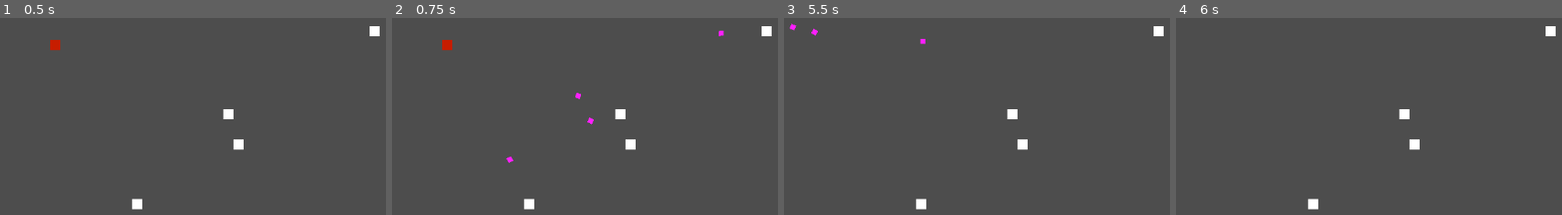
Above: before the commit, frames 1-4 (left to right).
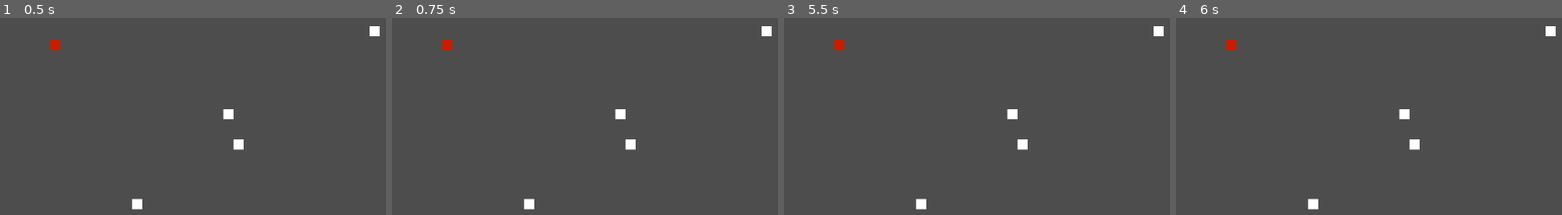
Above: after the commit, the same moments.

Repository: Denomycor/ddj
Game: Godot game, scene res://assets/scenes/game.tscn
Two runs of this game, one before a commit and one after it. Both use one fixed random seed, a clock stepped at 60 frames per second and the inputs below.
Inputs (mouse positions are in pixels of both pictures, inside the frame that each line leads up to):
- Up to frame 1 (0.5 s): no input
- Up to frame 2 (0.75 s): tap Enter at 0.5 s; move the mouse to (outside the picture) at 0.52 s; click (outside the picture) at 0.67 s
- Up to frame 3 (5.5 s): tap Space at 1.25, 2.75, 4.25 s; move the mouse to (892, 161) at 1.27 s; click (892, 161) at 1.42 s; tap Enter at 2, 3.5 s; move the mouse to (1112, 51) at 2.02 s; click (1112, 51) at 2.17 s; move the mouse to (outside the picture) at 2.77 s; click (outside the picture) at 2.92 s; move the mouse to (outside the picture) at 3.52 s; click (outside the picture) at 3.67 s; move the mouse to (818, 81) at 4.27 s; click (818, 81) at 4.42 s; move the mouse to (1073, 142) at 5.02 s; click (1073, 142) at 5.17 s
- Up to frame 4 (6 s): move the mouse to (1318, 39) at 5.77 s; click (1318, 39) at 5.92 s

Frame 1 is identical in both runs. In frame 2, 0.2% of the frame differs, in the area x 29-87%, y 6-74%; in frame 3, 0.3%, in the area x 1-37%, y 2-17%; in frame 4, 0.1%.

Commit message:
sdlçfmçldsf

Diff:
--- a/assets/scenes/troops/troop.tscn
+++ b/assets/scenes/troops/troop.tscn
@@ -13,7 +13,7 @@
 size = Vector2(16, 16)
 
 [sub_resource type="CircleShape2D" id="CircleShape2D_kbujc"]
-radius = 32.0
+radius = 80.0
 
 [node name="troop" type="CharacterBody2D" groups=["player_troops"]]
 collision_mask = 3
--- a/assets/scripts/projectile.gd
+++ b/assets/scripts/projectile.gd
@@ -11,7 +11,7 @@
 func _ready() -> void:
 	$Area2D.area_entered.connect(func(area: Area2D):
 		if(area is HitboxComponent):
-			area.deal_damage(10)
+			area.deal_damage(1)
 			destroy()
 	)
 
--- a/assets/scripts/troop.gd
+++ b/assets/scripts/troop.gd
@@ -18,12 +18,4 @@
 func _process(_delta: float) -> void:
 	var target := perception_component.get_closest_target()
 	if(target):
-		(target.get_node("HitboxComponent") as HitboxComponent).deal_damage(1)
-
-
-# Testing purposes
-func _input(event):
-	if(event is InputEventMouseButton):
-		var enemy := get_tree().get_first_node_in_group("enemy_troops")
-		if(enemy):
-			projectile_spawner_component.shoot(enemy.global_position)
+		projectile_spawner_component.shoot(target.global_position)
